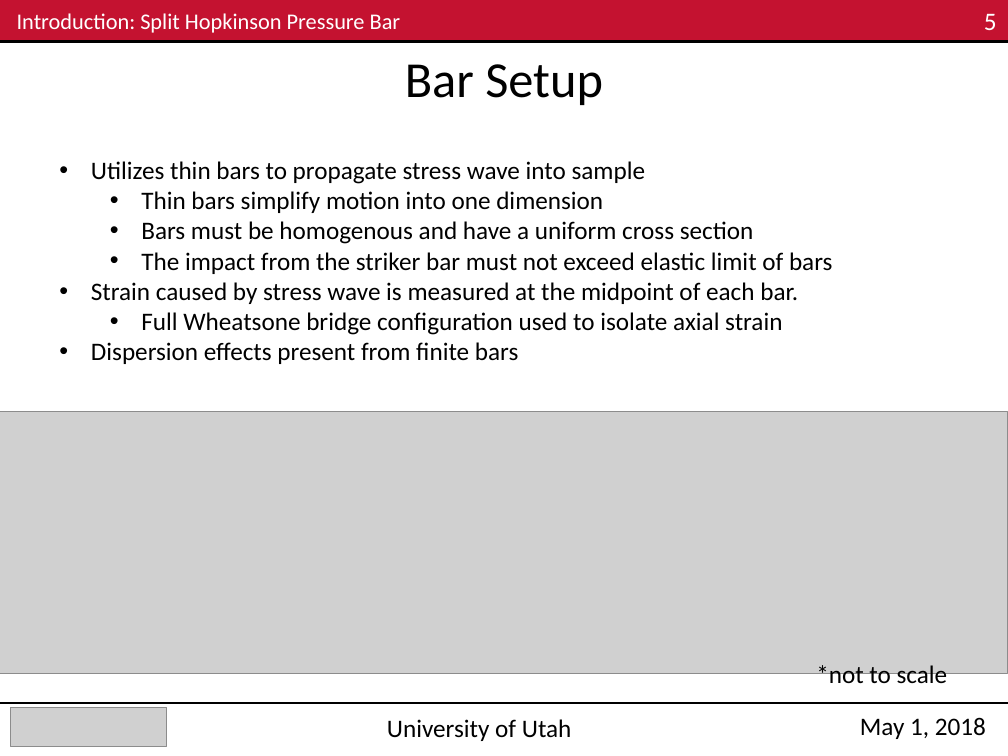
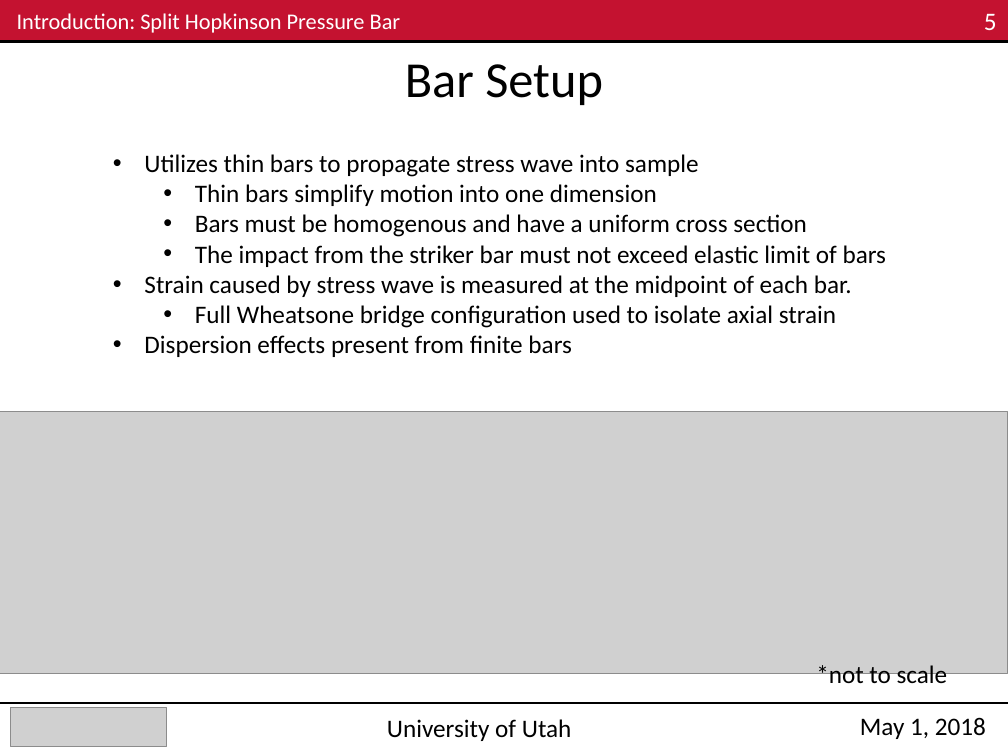
Before and after one commit to Mar-ten/PMAA_Fracture, a slide deck: slide 5 of ME EN 6960_Group4_Exp3_Nick.pptx. Drawn at 1008x756 pixels with LibreOffice and Linux fonts; fonts in the diff are those of the drawing; grey boxes stand for pictures. Boxes give left, top, right and bottom in pixels: in the first picture for what was removed or moved away, otherwise in the second. Text is boxed around its words. In the diff, an @@ line names an element or a change of style, - is before the commit and + after.

```diff
--- a/ME EN 6960_Group4_Exp3_Nick.pptx
+++ b/ME EN 6960_Group4_Exp3_Nick.pptx
@@ text "Utilizes thin bars to propagate ...": place and size @@
-text "Utilizes thin bars to propagate ..." at (91, 161, 832, 364)
+text "Utilizes thin bars to propagate ..." at (144, 154, 886, 357)
```
Also in this commit, not shown: 6 other slides changed, 1 other file.
